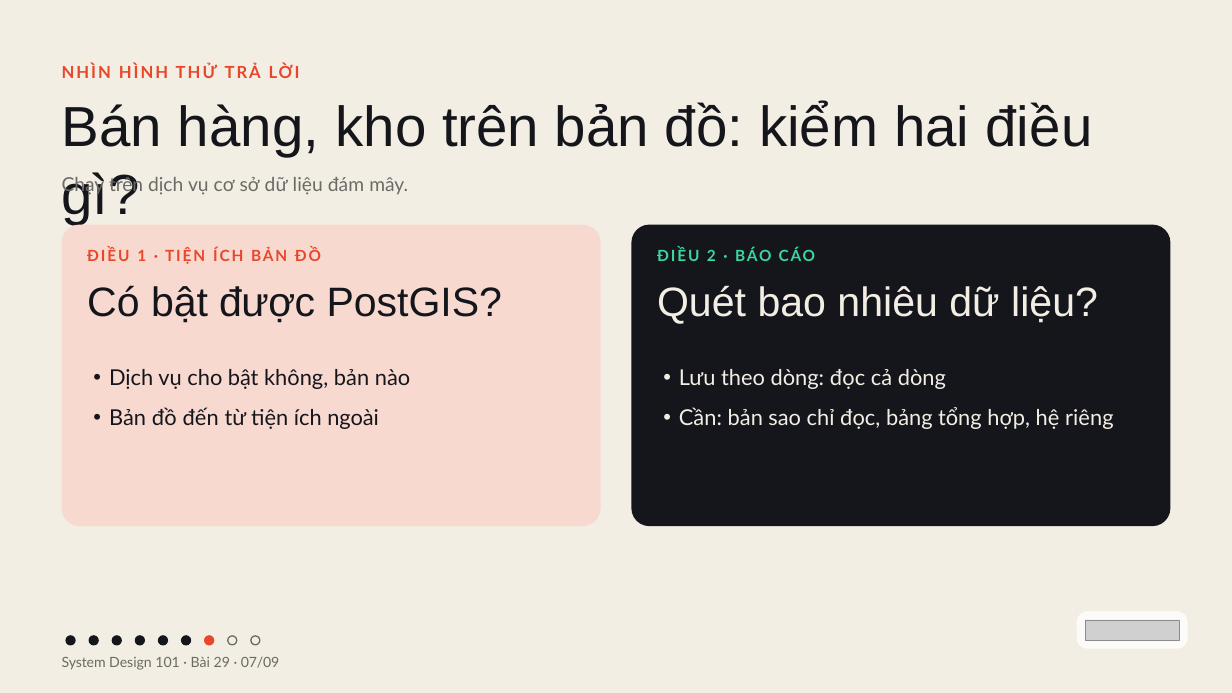
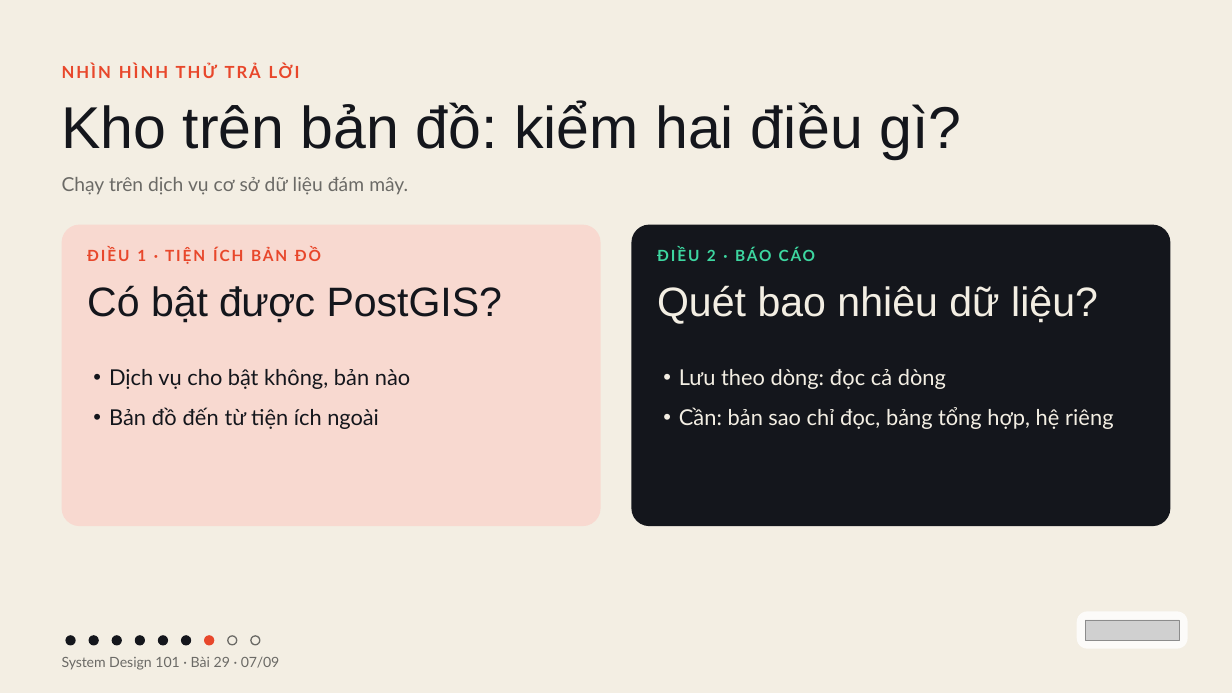
Before and after one commit to vohoailinh90/tool-marketing-studio, a slide deck: slide 7 of system-design-101/vi/lessons/sd-04-029/slides/sd-04-029.pptx. Drawn at 1232x693 pixels with LibreOffice and Linux fonts; fonts in the diff are those of the drawing; grey boxes stand for pictures. Boxes give left, top, right and bottom in pixels: in the first picture for what was removed or moved away, otherwise in the second. Text is boxed around its words. In the diff, an @@ line names an element or a change of style, - is before the commit and + after.

```diff
--- a/system-design-101/vi/lessons/sd-04-029/slides/sd-04-029.pptx
+++ b/system-design-101/vi/lessons/sd-04-029/slides/sd-04-029.pptx
@@ text at bbox=[62, 101, 962, 159]: text changed; size 66 to 69 pt @@
-Bán hàng, kho trên bản đồ: kiểm hai điều gì?
+Kho trên bản đồ: kiểm hai điều gì?
```
Also in this commit, not shown: 3 other slides changed, 4 other files.
